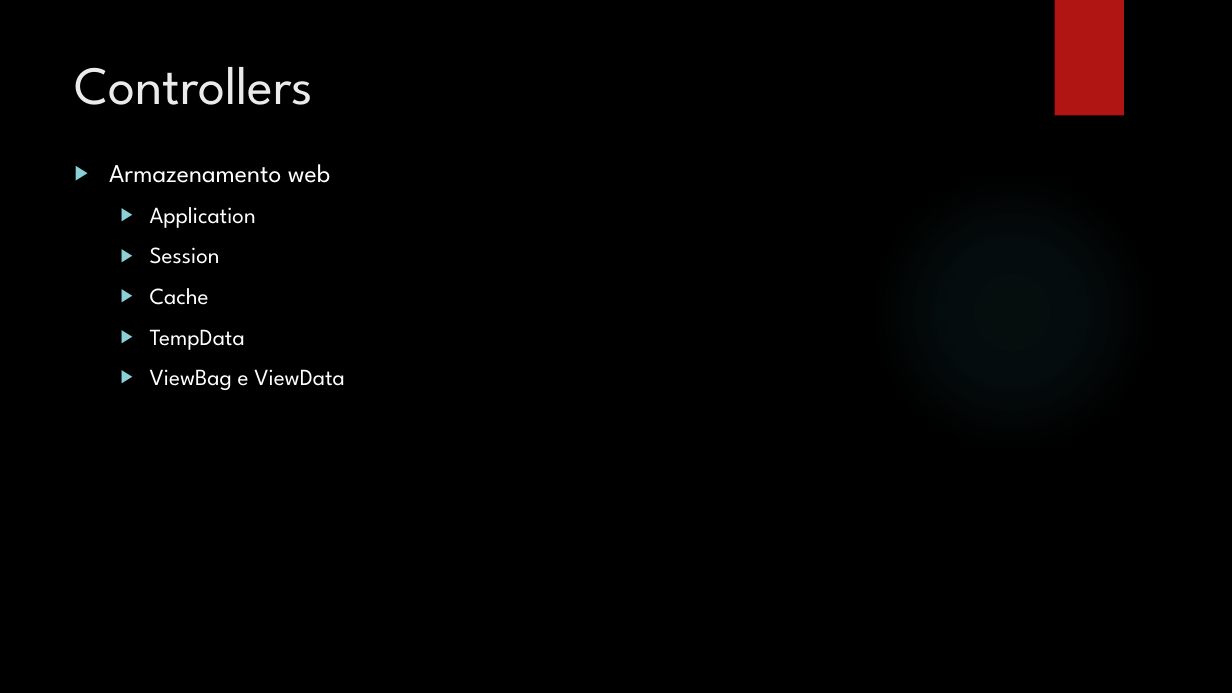
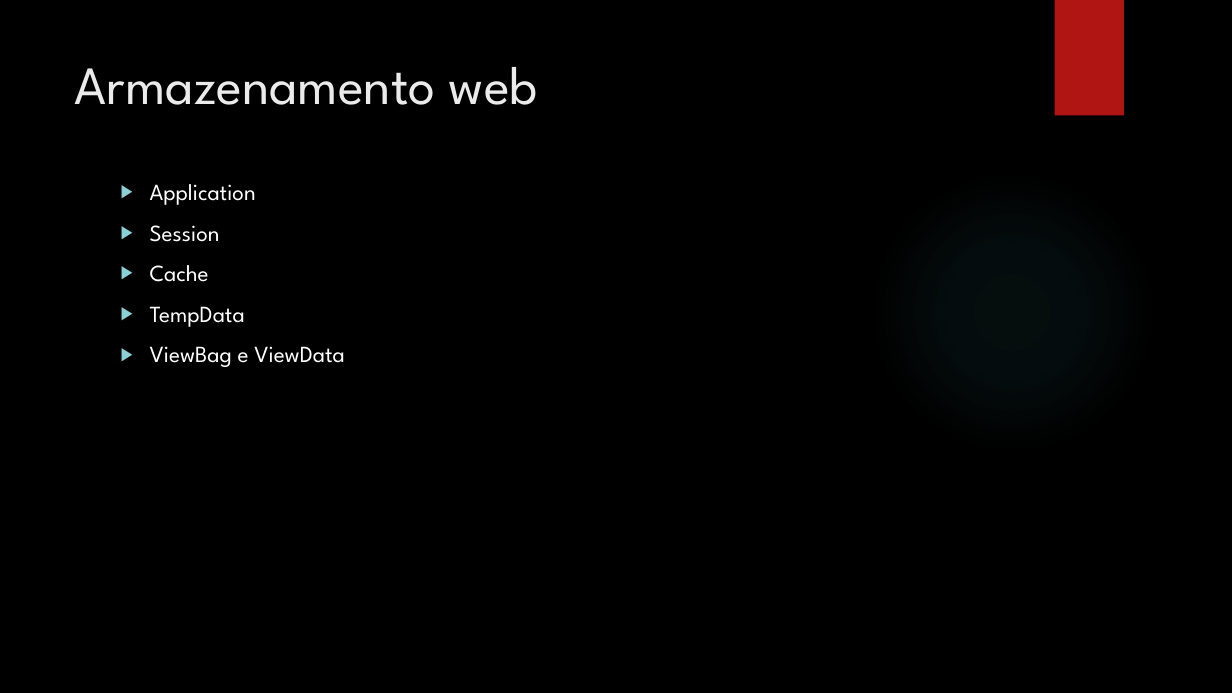
Before and after one commit to leolana/AspnetMvcLab, a slide deck: slide 14 of Presentation/AspNetMvc.pptx (slide 12 before the commit). Drawn at 1232x693 pixels with LibreOffice and Linux fonts; fonts in the diff are those of the drawing; background and template pictures are left out. Boxes give left, top, right and bottom in pixels: in the first picture for what was removed or moved away, otherwise in the second. Text is boxed around its words. In the diff, an @@ line names an element or a change of style, - is before the commit and + after.

```diff
--- a/Presentation/AspNetMvc.pptx
+++ b/Presentation/AspNetMvc.pptx
@@ title at (75, 67, 538, 105): text changed @@
-Controllers
+Armazenamento web
@@ text "Application": place and size @@
-text "Application" at (109, 164, 345, 390)
+text "Application" at (150, 184, 345, 367)
@@ text at (109, 164, 330, 183): paragraph removed @@
-▶ Armazenamento web
```
Also in this commit, not shown: 5 other slides changed, 13 slides added, 3 slides removed.
